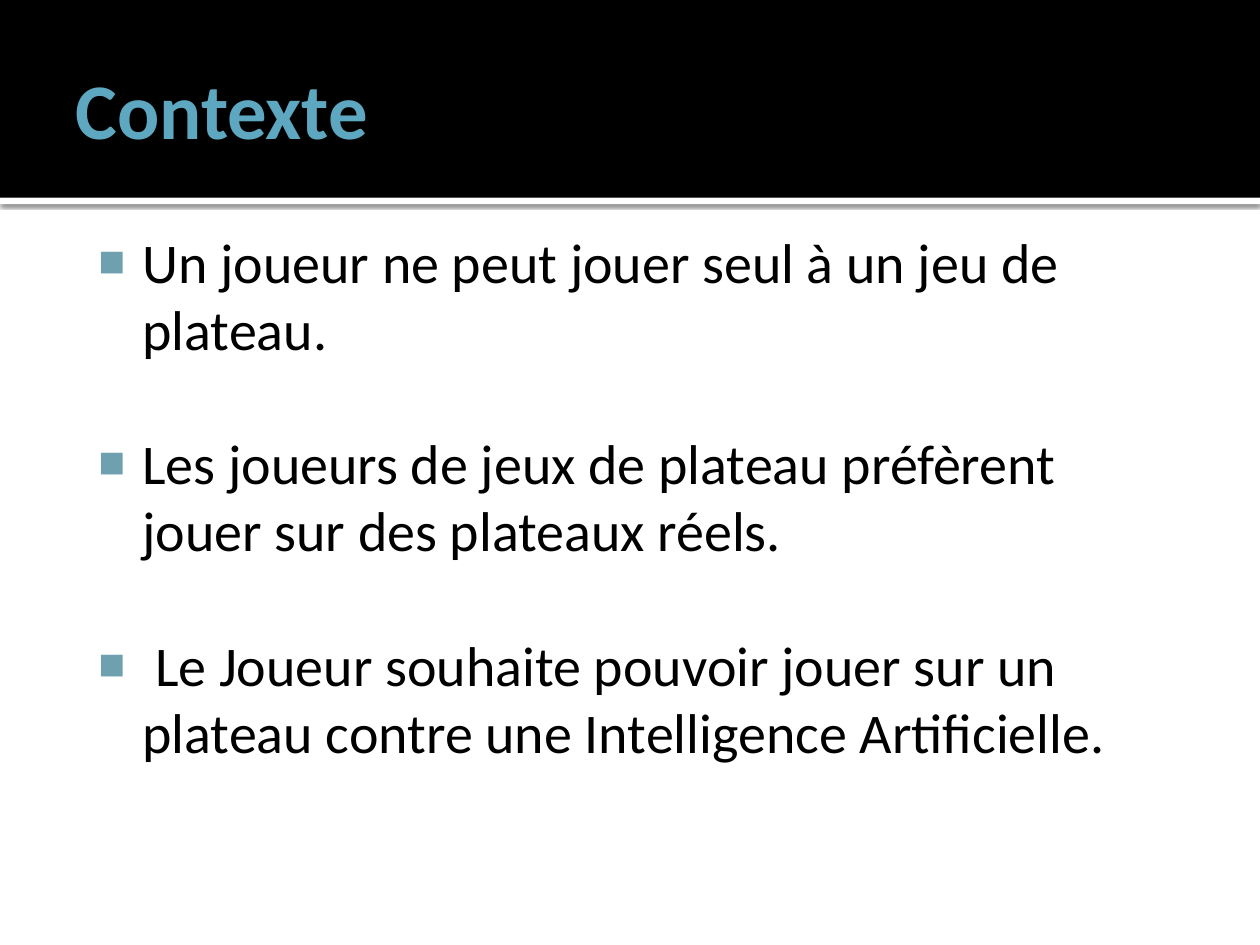
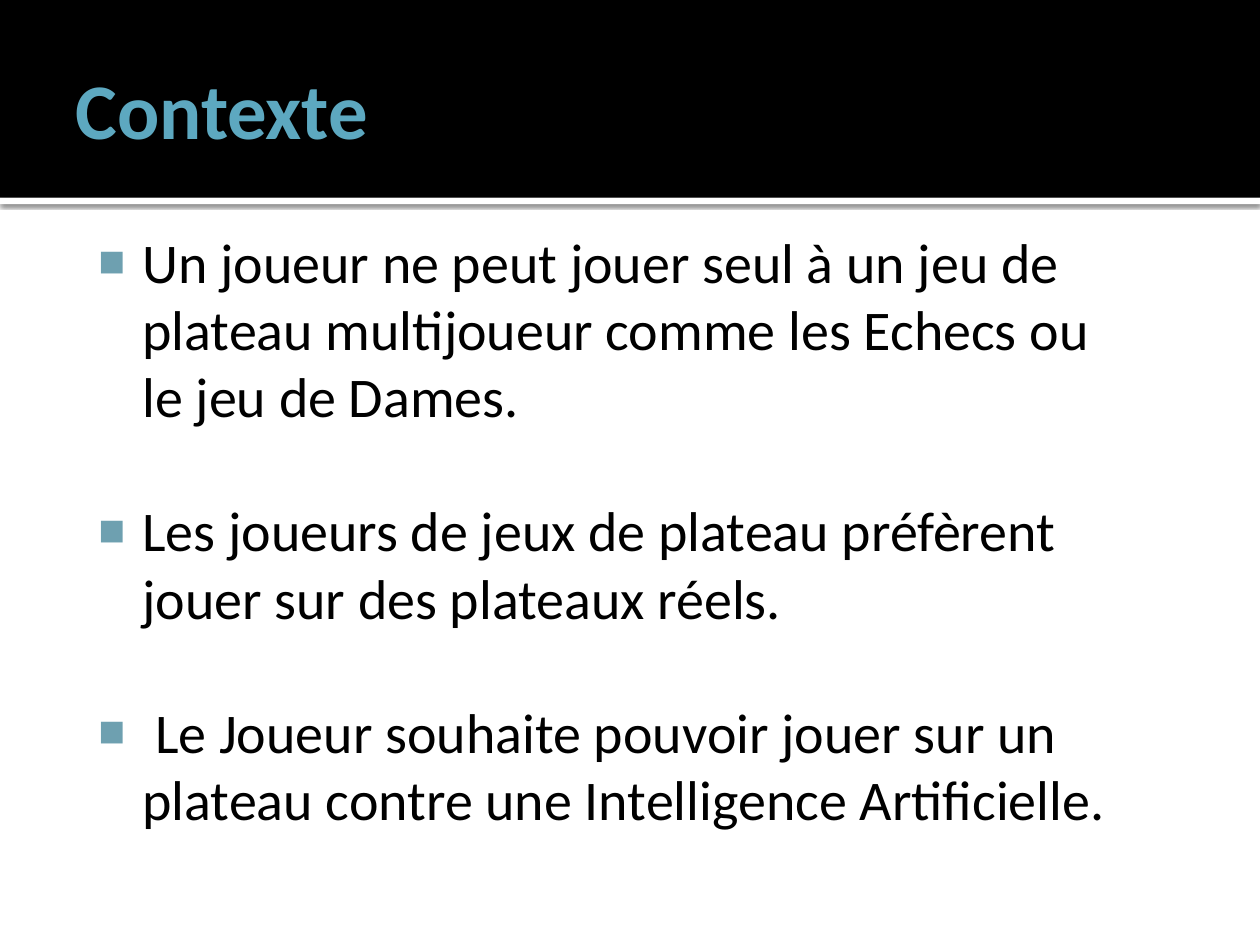
Before and after one commit to charaf7/Projet-annuel, a slide deck: slide 2 of CharteProjet.pptx. Drawn at 1260x945 pixels with LibreOffice and Linux fonts; fonts in the diff are those of the drawing. Boxes give left, top, right and bottom in pixels: in the first picture for what was removed or moved away, otherwise in the second. Text is boxed around its words. In the diff, an @@ line names an element or a change of style, - is before the commit and + after.

```diff
--- a/CharteProjet.pptx
+++ b/CharteProjet.pptx
@@ text at bbox=[142, 244, 1088, 427]: text changed @@
-■ Un joueur ne peut jouer seul à un jeu de plateau.
+■ Un joueur ne peut jouer seul à un jeu de plateau multijoueur comme les Echecs ou le jeu de Dames.
```
Also in this commit, not shown: 2 other slides changed, 1 other file.
